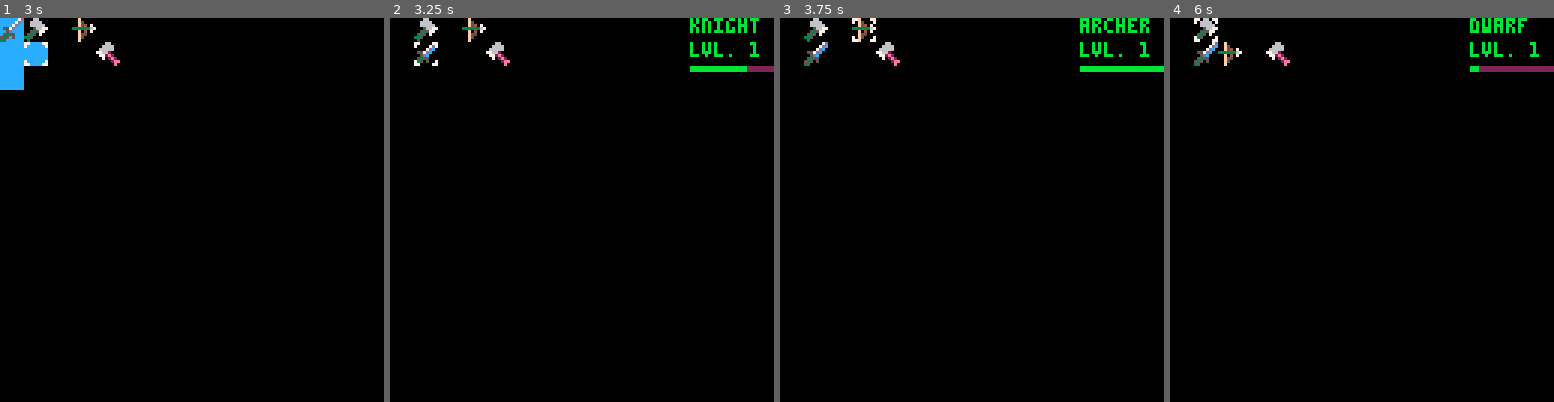
Above: before the commit, frames 1-4 (left to right).
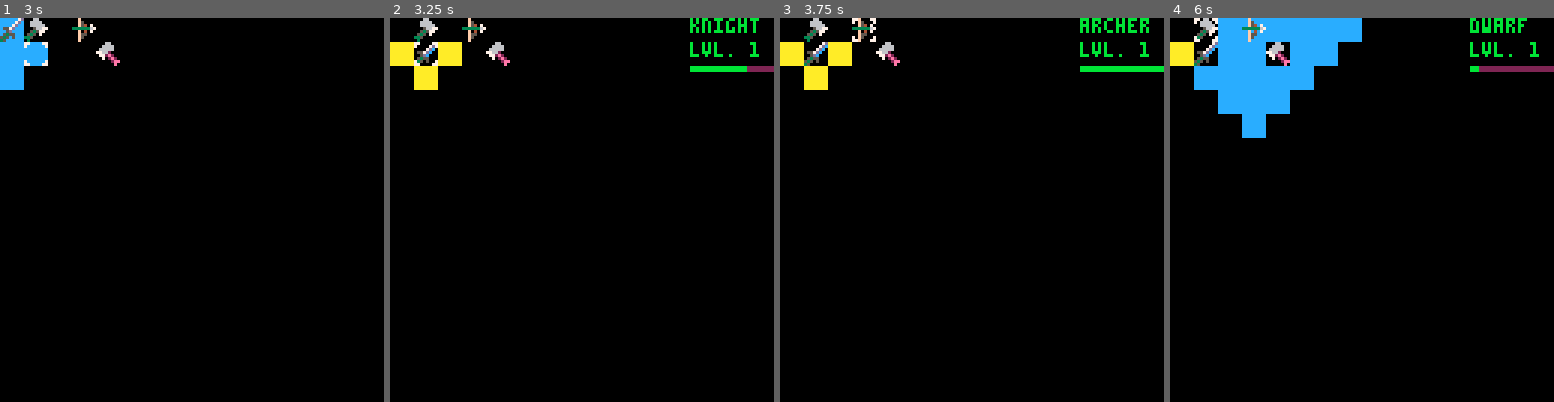
Above: after the commit, the same moments.

Repository: cstephen/PICO-8-Tactics
Game: PICO-8 cartridge tactics.p8
The game is run twice, just before and just after one commit, with the same random seed, the same clock (stepped at 60 frames per second) and the same inputs.
Inputs:
- Up to frame 1 (3 s): tap O (Z key) at 0.33, 0.7, 1.43, 2.22 s; hold Left 1.97-2.37 s; hold Down 2.42-2.82 s; hold Right from 2.87 s (still down)
- Up to frame 2 (3.25 s): keep holding Right; tap O (Z key) at 3.1 s
- Up to frame 3 (3.75 s): release Right at 3.53 s; hold Up from 3.58 s (still down)
- Up to frame 4 (6 s): tap O (Z key) at 3.98, 4.87, 5.75 s; release Up at 4.08 s; hold Right 4.13-4.53 s; hold Down 4.58-5.08 s; hold Left 5.13-5.8 s; hold Up from 5.85 s (still down)

Frame 1 is identical in both runs. In frame 2, 1.2% of the frame differs, in the area x 0-19%, y 6-19%; in frame 3, 1.2%; in frame 4, 7.8%, in the area x 0-50%, y 0-32%.

Commit message:
Beginnings of attack patterns in place, but needs some work.

Diff:
--- a/tactics.p8
+++ b/tactics.p8
@@ -4,6 +4,7 @@
 select = {x = 0, y = 0}
 chosen = {}
 moving = false
+action = false
 gridsize = {x = 16, y = 16}
 bg = {}
 fg = {}
@@ -39,6 +40,8 @@
 knight = {
   name = "knight",
   speed = 2,
+  attackmin = 0,
+  attackmax = 1,
   maxhp = 10,
   hp = 10,
   xp = 0,
@@ -48,6 +51,8 @@
 dwarf = {
   name = "dwarf",
   speed = 2,
+  attackmin = 0,
+  attackmax = 1,
   maxhp = 15,
   hp = 15,
   xp = 0,
@@ -57,6 +62,8 @@
 lancer = {
   name = "lancer",
   speed = 3,
+  attackmin = 0,
+  attackmax = 2,
   maxhp = 10,
   hp = 10,
   xp = 0,
@@ -66,6 +73,8 @@
 archer = {
   name = "archer",
   speed = 4,
+  attackmin = 1,
+  attackmax = 2,
   maxhp = 5,
   hp = 5,
   xp = 0,
@@ -112,16 +121,27 @@
       chosen.x = select.x
       chosen.y = select.y
       valid = {}
-      range(chosen.x, chosen.y, fg[chosen.x][chosen.y].speed)
+      moving = true
+      range(chosen.x, chosen.y, fg[chosen.x][chosen.y].speed, 254)
       valid[chosen.x][chosen.y] = nil
-      moving = true
     elseif moving == true
+    and action == false
     and valid[select.x] != nil
     and valid[select.x][select.y] != nil then
       fg[select.x][select.y] = copy(fg[chosen.x][chosen.y])
       fg[chosen.x][chosen.y] = {sprite = 0}
       gridclear(bg)
       moving = false
+      action = true
+      valid = {}
+      range(select.x, select.y, fg[select.x][select.y].attackmax, 253)
+      valid = {}
+      range(select.x, select.y, fg[select.x][select.y].attackmin, 0)
+    elseif moving == false
+    and action == true
+    and bg[select.x][select.y].sprite == 253 then
+      gridclear(bg)
+      action = false
     end
   end
 end
@@ -186,6 +206,8 @@
   dest.name = src.name
   dest.sprite = src.sprite
   dest.speed = src.speed
+  dest.attackmin = src.attackmin
+  dest.attackmax = src.attackmax
   dest.maxhp = src.maxhp
   dest.hp = src.hp
   dest.xp = src.xp
@@ -194,7 +216,7 @@
   return dest
 end
 
-function range(x, y, steps)
+function range(x, y, steps, sprite)
   if valid[x] == nil then
     valid[x] = {}
   end
@@ -206,30 +228,30 @@
     return
   end
 
-  bg[x][y] = {sprite = 254}
+  bg[x][y] = {sprite = sprite}
 
   if y - 1 >= 0
   and steps > 0
   and fg[x][y - 1].sprite == 0 then
-    range(x, y - 1, steps - 1)
+    range(x, y - 1, steps - 1, sprite)
   end
 
   if y + 1 < 16
   and steps > 0
   and fg[x][y + 1].sprite == 0 then
-    range(x, y + 1, steps - 1)
+    range(x, y + 1, steps - 1, sprite)
   end
 
   if x - 1 >= 0
   and steps > 0
   and fg[x - 1][y].sprite == 0 then
-    range(x - 1, y, steps - 1)
+    range(x - 1, y, steps - 1, sprite)
   end
 
   if x + 1 < 16
   and steps > 0
   and fg[x + 1][y].sprite == 0 then
-    range(x + 1, y, steps - 1)
+    range(x + 1, y, steps - 1, sprite)
   end
 end
 __gfx__
@@ -353,14 +375,14 @@
 00000000000000000000000000000000000000000000000000000000000000000000000000000000000000000000000000000000000000000000000000000000
 00000000000000000000000000000000000000000000000000000000000000000000000000000000000000000000000000000000000000000000000000000000
 00000000000000000000000000000000000000000000000000000000000000000000000000000000000000000000000000000000000000000000000000000000
-0000000000000000000000000000000000000000000000000000000000000000000000000000000000000000000000000000000000000000cccccccc77000077
-0000000000000000000000000000000000000000000000000000000000000000000000000000000000000000000000000000000000000000cccccccc70000007
-0000000000000000000000000000000000000000000000000000000000000000000000000000000000000000000000000000000000000000cccccccc00000000
-0000000000000000000000000000000000000000000000000000000000000000000000000000000000000000000000000000000000000000cccccccc00000000
-0000000000000000000000000000000000000000000000000000000000000000000000000000000000000000000000000000000000000000cccccccc00000000
-0000000000000000000000000000000000000000000000000000000000000000000000000000000000000000000000000000000000000000cccccccc00000000
-0000000000000000000000000000000000000000000000000000000000000000000000000000000000000000000000000000000000000000cccccccc70000007
-0000000000000000000000000000000000000000000000000000000000000000000000000000000000000000000000000000000000000000cccccccc77000077
+00000000000000000000000000000000000000000000000000000000000000000000000000000000000000000000000000000000aaaaaaaacccccccc77000077
+00000000000000000000000000000000000000000000000000000000000000000000000000000000000000000000000000000000aaaaaaaacccccccc70000007
+00000000000000000000000000000000000000000000000000000000000000000000000000000000000000000000000000000000aaaaaaaacccccccc00000000
+00000000000000000000000000000000000000000000000000000000000000000000000000000000000000000000000000000000aaaaaaaacccccccc00000000
+00000000000000000000000000000000000000000000000000000000000000000000000000000000000000000000000000000000aaaaaaaacccccccc00000000
+00000000000000000000000000000000000000000000000000000000000000000000000000000000000000000000000000000000aaaaaaaacccccccc00000000
+00000000000000000000000000000000000000000000000000000000000000000000000000000000000000000000000000000000aaaaaaaacccccccc70000007
+00000000000000000000000000000000000000000000000000000000000000000000000000000000000000000000000000000000aaaaaaaacccccccc77000077
 __gff__
 0000080000000000000000000000000000000800000000000000000000000000000000000000000000000000000000000000000000000000000000000000000000000000000000000000000000000000000000000000000000000000000000000000000000000000000000000000000000000000000000000000000000000000
 0000000000000000000000000000000000000000000000000000000000000000000000000000000000000000000000000000000000000000000000000000000000000000000000000000000000000000000000000000000000000000000000000000000000000000000000000000000000000000000000000000000000000000
